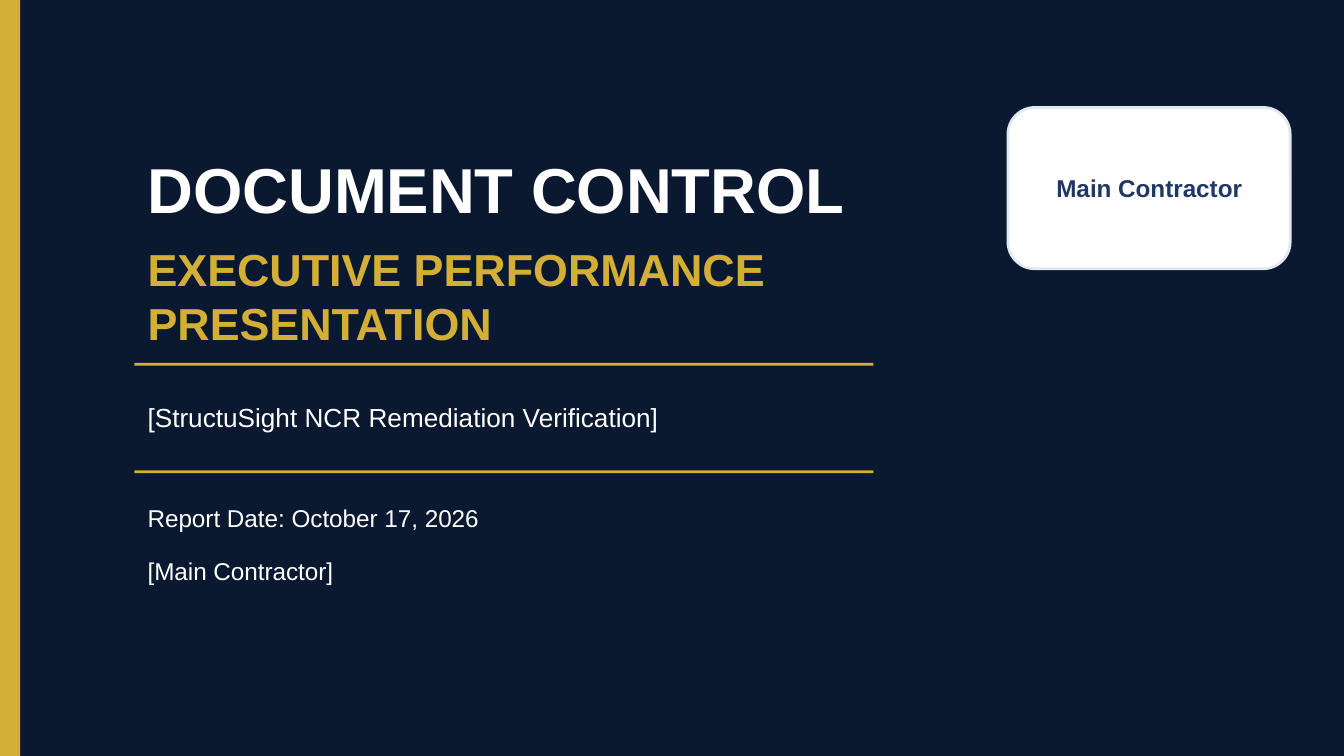
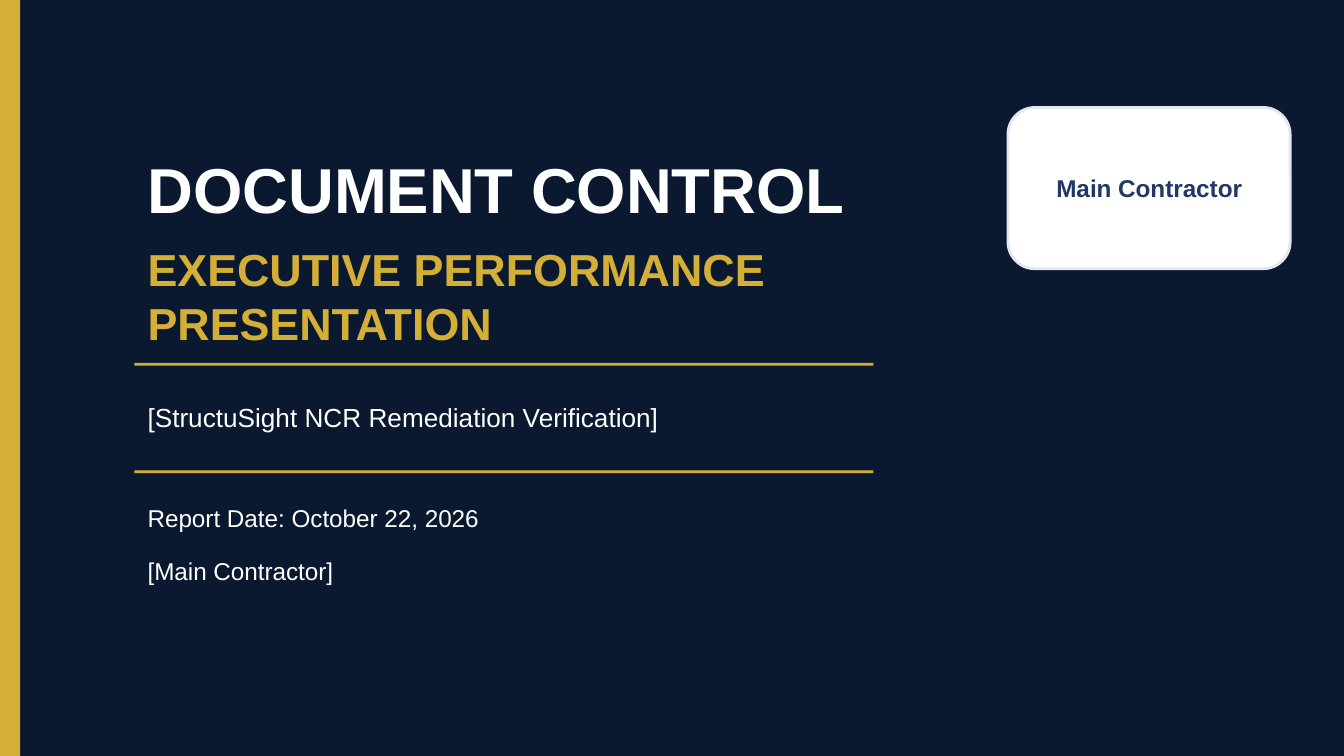
Before and after one commit to ezzeldinrashad197-sudo/ezzeldinrashad197-sudo, a slide deck: slide 1 of evidence/certification/StructuSight-NCR-Verification.pptx. Drawn at 1344x756 pixels with LibreOffice and Linux fonts; fonts in the diff are those of the drawing. Boxes give left, top, right and bottom in pixels: in the first picture for what was removed or moved away, otherwise in the second. Text is boxed around its words. In the diff, an @@ line names an element or a change of style, - is before the commit and + after.

```diff
--- a/evidence/certification/StructuSight-NCR-Verification.pptx
+++ b/evidence/certification/StructuSight-NCR-Verification.pptx
@@ text at bbox=[148, 509, 479, 532]: text changed @@
-Report Date: October 17, 2026
+Report Date: October 22, 2026
```
Also in this commit, not shown: 15 other slides changed, 29 other files.
